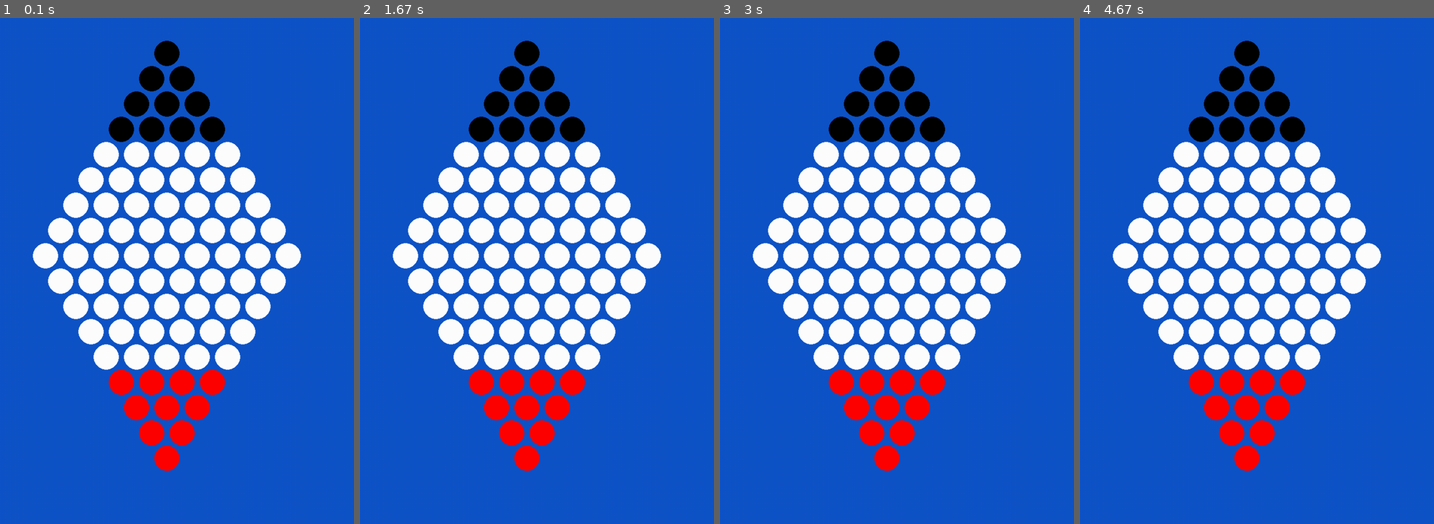
Above: before the commit, frames 1-4 (left to right).
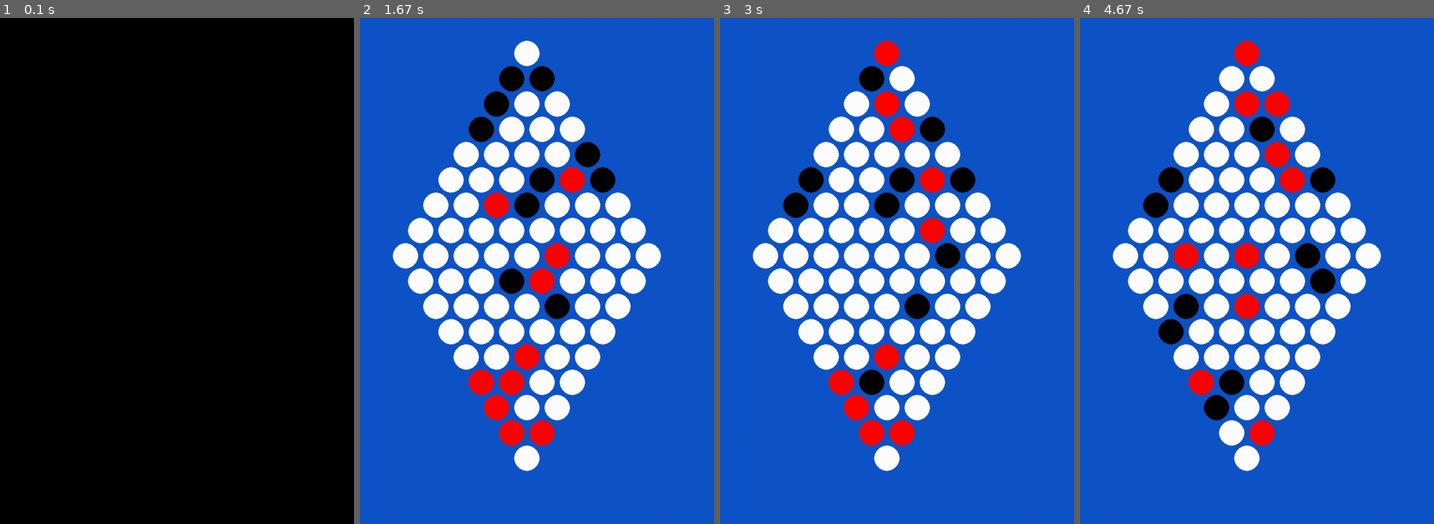
Above: after the commit, the same moments.

Repository: MaxMaiche/L3IAProjet
Game: pygame game, started from pygameGUI.py
The game is run twice, just before and just after one commit, with the same random seed, the same clock (stepped at 60 frames per second) and the same inputs.
Inputs (mouse positions are in pixels of both pictures, inside the frame that each line leads up to):
- Up to frame 1 (0.1 s): no input
- Up to frame 2 (1.67 s): click (537, 271) at 0.38 s; click (476, 387) at 0.72 s; click (441, 245) at 1.08 s
- Up to frame 3 (3 s): no input
- Up to frame 4 (4.67 s): no input

The runs differ from the first frame. In frame 1, 97% of the frame differs, in the area x 0-100%, y 0-100%; in frame 2, 6.3%; in frame 3, 6.8%; in frame 4, 8.3%.

Commit message:
ia vs ia dispo

Diff:
--- a/agent.py
+++ b/agent.py
@@ -2,45 +2,96 @@
 import pygameGUI
 import random
 
-def randomAgent(game:game):
-    coups = game.agent.getCoups()
+def randomAgent(game:game, value):
+    coups = dict()
+    move = ()
+    if value == 1:
+        coups = game.joueur1.getCoups()
+    else:
+        coups = game.joueur2.getCoups()
+
+
     list = []
     for key in coups:
-        for value in coups[key]:
-            list.append((key,value))
+        for v in coups[key]:
+            list.append((key,v))
 
     move = random.choice(list)
-    b = game.agent.play(move[0],move[1],game)
+    b=False
+    if value == 1:
+        b = game.joueur1.play(move[0],move[1],game)
+    else:
+        b = game.joueur2.play(move[0],move[1],game)
+
     return b
 
-def greedyAgent(game:game):
-    coups = game.agent.getCoups()
-    list = []
-    for key in coups:
-        for value in coups[key]:
-            list.append((key,value))
+def greedyAgent(game:game,value):
+    coups = dict()
+    move = ()
+    b = False
+    if value == 1:
+        coups = game.joueur1.getCoups()
+        list = []
+        for key in coups:
+            for v in coups[key]:
+                list.append((key,v))
 
-    listscore = []
-    for i in range(len(list)):
-        node1 = list[i][0]
-        node2 = list[i][1]
-        listscore.append(node1.score - node2.score)
+        listscore = []
+        for i in range(len(list)):
+            node1 = list[i][0]
+            node2 = list[i][1]
+            listscore.append(node1.score - node2.score)
 
-    stuck = True
-    for score in listscore:
-        if score >0:
-            stuck = False
-            break
+        stuck = True
+        for score in listscore:
+            if score < 0:
+                stuck = False
+                break
 
-    if stuck:
+        move = ()
+        if stuck:
+            for key in coups:
+                if key.score <= 12:
+                    list=[]
+                    for v in coups[key]:
+                        list.append(v)
+                    move = (key, random.choice(list))
+                    break
+        else:
+            move = list[listscore.index(min(listscore))]
+        b = game.joueur1.play(move[0],move[1],game)
+    else:
+        coups = game.joueur2.getCoups()
+
+        list = []
         for key in coups:
-            if key.score == 4:
-                list=[]
-                for value in coups[key]:
-                    list.append(value)
-                move = (key, random.choice(list))
+            for v in coups[key]:
+                list.append((key,v))
+
+        listscore = []
+        for i in range(len(list)):
+            node1 = list[i][0]
+            node2 = list[i][1]
+            listscore.append(node1.score - node2.score)
+
+        stuck = True
+        for score in listscore:
+            if score >0:
+                stuck = False
                 break
-    else:
-        move = list[listscore.index(max(listscore))]
-    b = game.agent.play(move[0],move[1],game)
+
+        move = ()
+        if stuck:
+            for key in coups:
+                if key.score >= 4:
+                    list=[]
+                    for v in coups[key]:
+                        list.append(v)
+                    move = (key, random.choice(list))
+                    break
+        else:
+            move = list[listscore.index(max(listscore))]
+        b = game.joueur2.play(move[0],move[1],game)
+
+
     return b
--- a/game.py
+++ b/game.py
@@ -89,7 +89,8 @@
         return "(" + str(self.x) + "," + str(self.y) + ")"
 
 class player:
-    def __init__(self, value:int):
+    def __init__(self, value:int, type):
+        self.type = type # 0 = joueur, 1 = agentRandom , 2 = agentGreedy
         self.value = value
         if value == 1:
             self.score = 20 # score de base du joueur
@@ -128,12 +129,12 @@
 
 
 class Game:
-    def __init__(self):
+    def __init__(self, type1, type2):
         self.end = False
         self.board = []
         self.turn = 1
-        self.joueur = player(1)
-        self.agent = player(2)
+        self.joueur1 = player(1, type1)
+        self.joueur2 = player(2, type2)
 
         for x,y in itertools.product(range(9), range(9)):
             self.board.append(Node(self,x,y))
@@ -145,13 +146,13 @@
             for x in range(5+y, 9):
                 node = self.getNode(x,y)
                 node.value = 1
-                self.joueur.pions.add(node)
+                self.joueur1.pions.add(node)
 
         for x in range(4):
             for y in range(5+x, 9):
                 node = self.getNode(x,y)
                 node.value = 2
-                self.agent.pions.add(node)
+                self.joueur2.pions.add(node)
 
 
         for y in range(8,0,-1):
@@ -227,7 +228,6 @@
                     break
 
         self.end = endJoueur or endAgent
-        print(self.end)
         return self.end
 
 def sanityCheck(game:Game):
--- a/pygameGUI.py
+++ b/pygameGUI.py
@@ -72,16 +72,19 @@
 def draw_window(game,circles:list, coups:set):
     WIN.fill((15,85,200))
     circles.clear()
-    if game.end:
-        font = pygame.font.SysFont('comicsans', 100)
-        text = font.render('Fin de la partie', 1, (37,37,37))
-        WIN.blit(text, (WIDTH/2 - text.get_width()/2, HEIGHT/2 - text.get_height()/2))
 
     draw_board(game, circles)
     draw_coupsValide(coups, circles)
 
+    if game.end:
+        font = pygame.font.SysFont('comicsans', 100)
+        text = font.render('Fin de la partie', 1, (255,0,255))
+        WIN.blit(text, (WIDTH/2 - text.get_width()/2, HEIGHT/2 - text.get_height()/2))
+
     pygame.display.update()
 
+def wait(time):
+    pygame.time.wait(int(time*1000))
 
 def main(game):
     clock = pygame.time.Clock()
@@ -104,39 +107,50 @@
             if event.type == pygame.QUIT:
                 run = False
 
-            elif event.type == pygame.MOUSEBUTTONDOWN:
+            elif event.type == pygame.MOUSEBUTTONDOWN and game.turn%2 == 1 and game.joueur1.type == 0:
                 mouse_x, mouse_y = pygame.mouse.get_pos()
                 trouve = False
                 for i, (x, y, val, node_x, node_y) in enumerate(circles):
                     if (x - mouse_x) ** 2 + (y - mouse_y) ** 2 <= 25 ** 2:
-                        if game.turn%2 == 1:
-                            if val == 1:
-                                node_actuel = game.getNode(node_x, node_y)
-                                coups = node_actuel.getCoupsValide()
+                        if val == 1:
+                            node_actuel = game.getNode(node_x, node_y)
+                            coups = node_actuel.getCoupsValide()
+                            trouve = True
+                            break
+                        elif val == 0 and node_actuel != None:
+                            node = game.getNode(node_x, node_y)
+                            if node in coups:
+                                game.end = game.joueur1.play(node_actuel, node, game)
+
+                                node_actuel = None
+                                coups = set()
                                 trouve = True
                                 break
-                            elif val == 0 and node_actuel != None:
-                                node = game.getNode(node_x, node_y)
-                                if node in coups:
-                                    if game.turn%2 == 1:
-                                        game.end = game.joueur.play(node_actuel, node, game)
-
-                                    node_actuel = None
-                                    coups = set()
-                                    trouve = True
-                                    break
 
                 if not trouve:
                     coups = set()
 
+        sec = 0.1
+        if game.turn%2 == 1:
+            if game.joueur1.type == 1:
+                game.end = agent.randomAgent(game,1)
+                wait(sec)
+            if game.joueur1.type == 2:
+                game.end = agent.greedyAgent(game,1)
+                wait(sec)
+
         if game.turn%2 == 0:
-            #game.end = agent.randomAgent(game)
-            game.end = agent.greedyAgent(game)
+            if game.joueur2.type == 1:
+                game.end = agent.randomAgent(game,2)
+                wait(sec)
+            if game.joueur2.type == 2:
+                game.end = agent.greedyAgent(game,2)
+                wait(sec)
 
         draw_window(game, circles, coups)
 
     pygame.quit()
 
 if __name__ == "__main__":
-    game = game.Game()
+    game = game.Game(2,2) #0 = joueur, 1 = random, 2 = greedy
     main(game)
